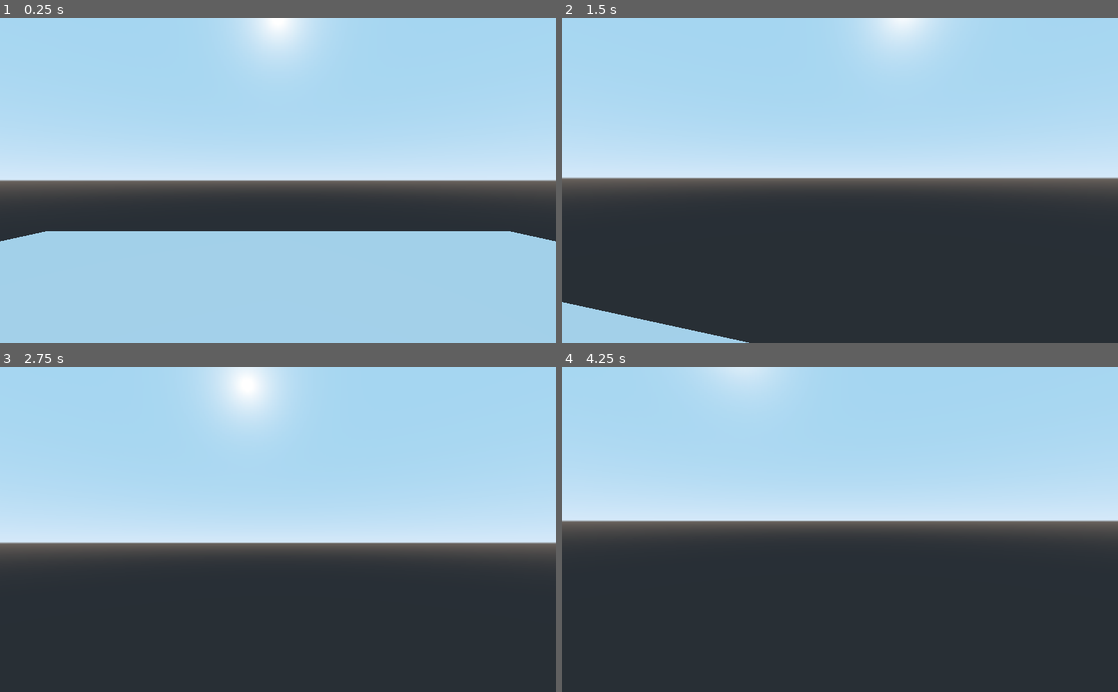
Above: before the commit, frames 1-4 (two rows, left to right).
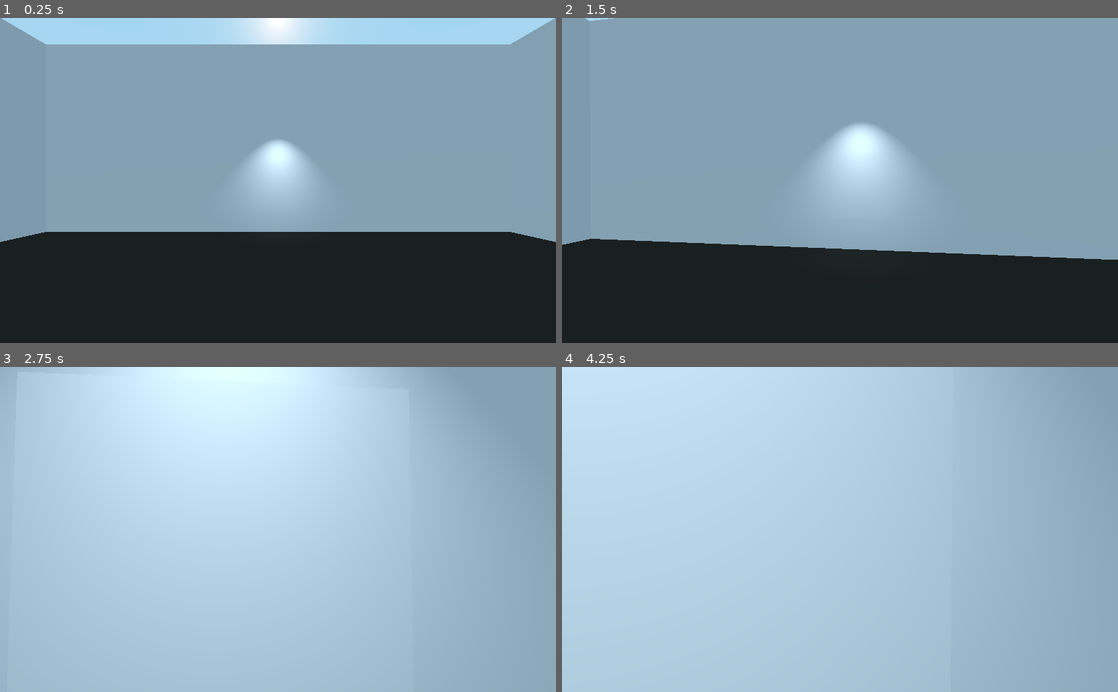
Above: after the commit, the same moments.

Repository: tiagosr/museum-of-pinterest
Game: Godot game, scene res://MuseumStart.tscn
The game is run twice, just before and just after one commit, with the same random seed, the same clock (stepped at 60 frames per second) and the same inputs. Before the commit the project starts from res://RoomBase.tscn.
Inputs (mouse positions are in pixels of both pictures, inside the frame that each line leads up to):
- Up to frame 1 (0.25 s): no input
- Up to frame 2 (1.5 s): tap Enter at 0.5 s; move the mouse to (867, 180) at 0.52 s; hold W (move_forward) from 0.53 s (still down); tap Space (trigger) at 0.6, 1.35 s; move the mouse to (812, 180) at 1.27 s
- Up to frame 3 (2.75 s): keep holding W (move_forward); move the mouse to (289, 523) at 2.02 s; tap Space (trigger) at 2.1 s
- Up to frame 4 (4.25 s): keep holding W (move_forward); move the mouse to (834, 536) at 2.77 s; tap Space (trigger) at 2.85, 3.5, 3.6 s; move the mouse to (878, 532) at 3.52 s

The runs differ from the first frame. In frame 1, 92% of the frame differs, in the area x 0-100%, y 0-100%; in frame 2, 72%; in frame 3, 76%; in frame 4, 72%.

Commit message:
Basic room, image loading, RSS parsing Need to figure out how to proxy images/rss from within Node.js (to avoid CORS errors)

Diff:
--- /dev/null
+++ b/godot/Frames/BasicFrame.tres
@@ -0,0 +1,3 @@
+[gd_resource type="SpatialMaterial" format=2]
+
+[resource]
--- /dev/null
+++ b/godot/Frames/BasicFrame.tscn
@@ -0,0 +1,16 @@
+[gd_scene load_steps=4 format=2]
+
+[ext_resource path="res://Frames/Frame.gd" type="Script" id=1]
+[ext_resource path="res://Frames/BasicFrame.tres" type="Material" id=2]
+
+[sub_resource type="QuadMesh" id=1]
+
+[node name="BasicFrame" type="Spatial"]
+script = ExtResource( 1 )
+
+[node name="MeshFrame" type="MeshInstance" parent="."]
+transform = Transform( 2, 0, 0, 0, 2, 0, 0, 0, 2, 0, 2.5, 0 )
+mesh = SubResource( 1 )
+material/0 = ExtResource( 2 )
+
+[node name="HTTPRequest" type="HTTPRequest" parent="."]
--- /dev/null
+++ b/godot/Frames/Frame.gd
@@ -0,0 +1,36 @@
+extends Spatial
+
+class_name Frame
+
+export var url:String = "http://i.pinimg.com/originals/bc/f1/09/bcf1098b58e8e28a4b06e6d9443404cd.jpg"
+var thread:Thread = Thread.new()
+
+
+func load_new_image(new_url:String):
+	$HTTPRequest.connect("request_completed", self, "image_loaded")
+	$HTTPRequest.request(new_url)
+
+func image_loaded(result, response_code, headers, body):
+	if response_code != 404:
+		thread.start(self, "process_loaded_image", body)
+
+func process_loaded_image(body:PoolByteArray):
+	var image_file:File = File.new()
+	var new_image:Image = Image.new()
+	if new_image.load_jpg_from_buffer(body) == OK:
+		var new_texture:ImageTexture = ImageTexture.new()
+		new_texture.create_from_image(new_image)
+		set_frame_image(new_texture)
+
+func set_frame_image(new_texture:ImageTexture):
+	print("setting frame image")
+	$MeshFrame.get_surface_material(0).albedo_texture = new_texture
+	var ratio:float = new_texture.get_height() / new_texture.get_width()
+	if ratio > 1.0:
+		$MeshFrame.scale.y = $MeshFrame.scale.x * ratio
+	else:
+		$MeshFrame.scale.x = $MeshFrame.scale.y * new_texture.get_width() / new_texture.get_height()
+
+
+func _ready():
+	load_new_image(url)
--- /dev/null
+++ b/godot/MuseumStart.gd
@@ -0,0 +1,36 @@
+extends Spatial
+
+var images:Array = []
+var rssItems:Array = []
+var thread:Thread = Thread.new()
+
+export var username:String = "tiagosr"
+export var boardname:String = "cacho-eira"
+
+func get_rss_url(uname, bname) -> String:
+	return "http://br.pinterest.com/"+uname+"/"+bname+".rss"
+
+func rss_loaded(result, response_code, headers, body):
+	thread.start(self, "parse_rss", body)
+
+
+func parse_rss(body:PoolByteArray):
+	var parser:XMLParser = XMLParser.new()
+	parser.open_buffer(body)
+	while parser.read() == OK:
+		var node_name = parser.get_node_name()
+		var node_data = parser.get_node_data()
+		var node_type = parser.get_node_type()
+		match node_name:
+			"item":
+				var rssItem = RSSItem.new()
+				if not rssItem.from_xml(parser):
+					print("error parsing <item>")
+					return
+			_:
+				if node_type == XMLParser.NODE_ELEMENT:
+					print("node name: ", node_name)
+
+func _ready():
+	$HTTPRequest.connect("request_completed", self, "rss_loaded")
+	$HTTPRequest.request(get_rss_url(username, boardname))
--- /dev/null
+++ b/godot/MuseumStart.tscn
@@ -0,0 +1,15 @@
+[gd_scene load_steps=4 format=2]
+
+[ext_resource path="res://Rooms/RoomBase.tscn" type="PackedScene" id=1]
+[ext_resource path="res://MuseumVisitor.tscn" type="PackedScene" id=2]
+[ext_resource path="res://MuseumStart.gd" type="Script" id=3]
+
+[node name="World" type="Spatial"]
+script = ExtResource( 3 )
+
+[node name="Room" parent="." instance=ExtResource( 1 )]
+
+[node name="Player" parent="." instance=ExtResource( 2 )]
+transform = Transform( 1, 0, 0, 0, 1, 0, 0, 0, 1, 0, 2, 0 )
+
+[node name="HTTPRequest" type="HTTPRequest" parent="."]
--- a/godot/MuseumVisitor.tscn
+++ b/godot/MuseumVisitor.tscn
@@ -1,6 +1,7 @@
-[gd_scene load_steps=4 format=2]
+[gd_scene load_steps=5 format=2]
 
 [ext_resource path="res://MuseumVisitor.gd" type="Script" id=1]
+[ext_resource path="res://Scripts/Interaction.gd" type="Script" id=2]
 
 [sub_resource type="CapsuleShape" id=1]
 radius = 0.75
@@ -12,11 +13,21 @@
 
 [node name="Player" type="KinematicBody"]
 script = ExtResource( 1 )
+speed = 5.0
+acceleration = 2.0
+mouse_sensitivity = 0.15
 
 [node name="Head" type="Spatial" parent="."]
 transform = Transform( 1, 0, 0, 0, 1, 0, 0, 0, 1, 0, 0.776837, 0 )
 
 [node name="Camera" type="Camera" parent="Head"]
+
+[node name="InteractionRayCast" type="RayCast" parent="Head/Camera"]
+enabled = true
+cast_to = Vector3( 0, 0, -3 )
+collision_mask = 2
+collide_with_areas = true
+script = ExtResource( 2 )
 
 [node name="CollisionShape" type="CollisionShape" parent="."]
 transform = Transform( 1, 0, 0, 0, -1.62921e-07, -1, 0, 1, -1.62921e-07, 0, 0, 0 )
--- a/godot/RoomBase.tscn
+++ /dev/null
@@ -1,24 +0,0 @@
-[gd_scene load_steps=4 format=2]
-
-[ext_resource path="res://MuseumVisitor.tscn" type="PackedScene" id=1]
-
-[sub_resource type="CubeMesh" id=1]
-
-[sub_resource type="ConvexPolygonShape" id=2]
-points = PoolVector3Array( -1, 1, 1, 1, 1, -1, 1, 1, 1, -1, 1, -1, -1, -1, 1, 1, -1, -1, 1, -1, 1, -1, -1, -1, 1, 1, 1, -1, 1, -1, 1, 1, -1, -1, 1, 1, 1, -1, 1, -1, -1, -1, 1, -1, -1, -1, -1, 1, 1, 1, 1, -1, -1, 1, -1, 1, 1, 1, -1, 1, 1, 1, -1, -1, -1, -1, -1, 1, -1, 1, -1, -1 )
-
-[node name="Room" type="Spatial"]
-
-[node name="Player" parent="." instance=ExtResource( 1 )]
-transform = Transform( 1, 0, 0, 0, 1, 0, 0, 0, 1, 0, 2.12169, 0 )
-
-[node name="Ground" type="StaticBody" parent="."]
-
-[node name="GroundMesh" type="MeshInstance" parent="Ground"]
-transform = Transform( 10, 0, 0, 0, 1, 0, 0, 0, 10, 0, -0.5, 0 )
-mesh = SubResource( 1 )
-material/0 = null
-
-[node name="CollisionShape" type="CollisionShape" parent="Ground"]
-transform = Transform( 10, 0, 0, 0, 1, 0, 0, 0, 10, 0, -0.5, 0 )
-shape = SubResource( 2 )
--- /dev/null
+++ b/godot/Rooms/RoomBase.tscn
@@ -0,0 +1,86 @@
+[gd_scene load_steps=7 format=2]
+
+[ext_resource path="res://Rooms/dark_ground.tres" type="Material" id=1]
+[ext_resource path="res://Frames/BasicFrame.tscn" type="PackedScene" id=2]
+
+[sub_resource type="CubeMesh" id=1]
+
+[sub_resource type="ConvexPolygonShape" id=2]
+points = PoolVector3Array( -1, 1, 1, 1, 1, -1, 1, 1, 1, -1, 1, -1, -1, -1, 1, 1, -1, -1, 1, -1, 1, -1, -1, -1, 1, 1, 1, -1, 1, -1, 1, 1, -1, -1, 1, 1, 1, -1, 1, -1, -1, -1, 1, -1, -1, -1, -1, 1, 1, 1, 1, -1, -1, 1, -1, 1, 1, 1, -1, 1, 1, 1, -1, -1, -1, -1, -1, 1, -1, 1, -1, -1 )
+
+[sub_resource type="CubeMesh" id=3]
+
+[sub_resource type="ConvexPolygonShape" id=4]
+points = PoolVector3Array( -1, 1, 1, 1, 1, -1, 1, 1, 1, -1, 1, -1, -1, -1, 1, 1, -1, -1, 1, -1, 1, -1, -1, -1, 1, 1, 1, -1, 1, -1, 1, 1, -1, -1, 1, 1, 1, -1, 1, -1, -1, -1, 1, -1, -1, -1, -1, 1, 1, 1, 1, -1, -1, 1, -1, 1, 1, 1, -1, 1, 1, 1, -1, -1, -1, -1, -1, 1, -1, 1, -1, -1 )
+
+[node name="Room" type="Spatial"]
+
+[node name="Ground" type="StaticBody" parent="."]
+input_ray_pickable = false
+
+[node name="GroundMesh" type="MeshInstance" parent="Ground"]
+transform = Transform( 10, 0, 0, 0, 1, 0, 0, 0, 10, 0, -0.5, 0 )
+mesh = SubResource( 1 )
+material/0 = ExtResource( 1 )
+
+[node name="CollisionShape" type="CollisionShape" parent="Ground"]
+transform = Transform( 10, 0, 0, 0, 1, 0, 0, 0, 10, 0, -0.5, 0 )
+shape = SubResource( 2 )
+
+[node name="WallNorth" type="StaticBody" parent="."]
+transform = Transform( 1, 0, 0, 0, 1, 0, 0, 0, 1, 0, 4.5, -10 )
+input_ray_pickable = false
+
+[node name="MeshInstance" type="MeshInstance" parent="WallNorth"]
+transform = Transform( 10, 0, 0, 0, 4, 0, 0, 0, 0.1, 0, 0, 0 )
+mesh = SubResource( 3 )
+material/0 = null
+
+[node name="CollisionShape" type="CollisionShape" parent="WallNorth"]
+transform = Transform( 10, 0, 0, 0, 4, 0, 0, 0, 0.1, 0, 0, 0 )
+shape = SubResource( 4 )
+
+[node name="WallSouth" type="StaticBody" parent="."]
+transform = Transform( 1, 0, 0, 0, 1, 0, 0, 0, 1, 0, 4.5, 10 )
+input_ray_pickable = false
+
+[node name="MeshInstance" type="MeshInstance" parent="WallSouth"]
+transform = Transform( 10, 0, 0, 0, 4, 0, 0, 0, 0.1, 0, 0, 0 )
+mesh = SubResource( 3 )
+material/0 = null
+
+[node name="CollisionShape" type="CollisionShape" parent="WallSouth"]
+transform = Transform( 10, 0, 0, 0, 4, 0, 0, 0, 0.1, 0, 0, 0 )
+shape = SubResource( 4 )
+
+[node name="WallWest" type="StaticBody" parent="."]
+transform = Transform( 1, 0, 0, 0, 1, 0, 0, 0, 1, -10, 4.5, 0 )
+input_ray_pickable = false
+
+[node name="MeshInstance" type="MeshInstance" parent="WallWest"]
+transform = Transform( 0.1, 0, 0, 0, 4, 0, 0, 0, 10, 0, 0, 0 )
+mesh = SubResource( 3 )
+material/0 = null
+
+[node name="CollisionShape" type="CollisionShape" parent="WallWest"]
+transform = Transform( 0.1, 0, 0, 0, 4, 0, 0, 0, 10, 0, 0, 0 )
+shape = SubResource( 4 )
+
+[node name="WallEast" type="StaticBody" parent="."]
+transform = Transform( 1, 0, 0, 0, 1, 0, 0, 0, 1, 10, 4.5, 0 )
+input_ray_pickable = false
+
+[node name="MeshInstance" type="MeshInstance" parent="WallEast"]
+transform = Transform( 0.1, 0, 0, 0, 4, 0, 0, 0, 10, 0, 0, 0 )
+mesh = SubResource( 3 )
+material/0 = null
+
+[node name="CollisionShape" type="CollisionShape" parent="WallEast"]
+transform = Transform( 0.1, 0, 0, 0, 4, 0, 0, 0, 10, 0, 0, 0 )
+shape = SubResource( 4 )
+
+[node name="SpotLight" type="SpotLight" parent="."]
+transform = Transform( 1, 0, 0, 0, 0.405285, 0.91419, 0, -0.91419, 0.405285, 0, 4.88921, -8.8601 )
+
+[node name="BasicFrame" parent="." instance=ExtResource( 2 )]
+transform = Transform( 1, 0, 0, 0, 1, 0, 0, 0, 1, 0, 0, -9.73868 )
--- /dev/null
+++ b/godot/Rooms/dark_ground.tres
@@ -0,0 +1,5 @@
+[gd_resource type="SpatialMaterial" format=2]
+
+[resource]
+albedo_color = Color( 0.152941, 0.14902, 0.137255, 1 )
+metallic_specular = 0.34
--- /dev/null
+++ b/godot/Scripts/Interactable.gd
@@ -0,0 +1,9 @@
+extends Spatial
+
+class_name Interactable
+
+func get_interaction_text():
+	return "Interact with %s"%name
+
+func interact():
+	print("Interacting with %s" % name)
--- /dev/null
+++ b/godot/Scripts/Interaction.gd
@@ -0,0 +1,15 @@
+extends RayCast
+
+class_name Interaction
+
+var current_collider:Interactable
+
+func _process(delta):
+	var collider = get_collider()
+	if is_colliding() and collider is Interactable:
+		if current_collider != collider:
+			current_collider = collider
+		if Input.is_action_just_pressed("trigger"):
+			collider.interact()
+	elif current_collider:
+		current_collider = null
--- /dev/null
+++ b/godot/Scripts/RSSItem.gd
@@ -0,0 +1,75 @@
+extends Object
+
+class_name RSSItem
+
+var title:String
+var description:String
+var link:String
+var pubDate:String
+var guid:String
+var imageUrl:String
+var originalImageUrl:String
+
+class RetVal:
+	var result:bool = false
+	var text:String
+	func _init(_result:bool, _text:String):
+		result = _result
+		text = _text
+
+func get_node_data(parser:XMLParser) -> RetVal:
+	var node_data
+	if parser.read() == OK:
+		if parser.get_node_type() != XMLParser.NODE_TEXT:
+			return RetVal.new(true, "")
+		node_data = parser.get_node_data()
+	else:
+		return RetVal.new(false, "")
+	if parser.read() != OK:
+		return RetVal.new(false, "")
+	return RetVal.new(true, node_data)
+
+func parse_description(descr_text:String):
+	var from = descr_text.find("<img src=\"") + 10
+	var to = descr_text.find("\"></a>")
+	imageUrl = descr_text.substr(from, to - from)
+	originalImageUrl = imageUrl.replace("/236x/", "/originals/")
+
+func from_xml(parser:XMLParser):
+	while parser.read() == OK:
+		var node_name = parser.get_node_name()
+		match node_name:
+			"title":
+				var ret = get_node_data(parser)
+				if !ret.result:
+					return false
+				title = ret.text
+				#print("title: ", title)
+			"link":
+				var ret = get_node_data(parser)
+				if !ret.result:
+					return false
+				link = ret.text
+				#print("link: ", link)
+			"description":
+				var ret = get_node_data(parser)
+				if !ret.result:
+					return false
+				#description = ret.text
+				#print("description: ", description)
+				parse_description(ret.text)
+				#print("imageUrl: ", originalImageUrl)
+			"pubDate":
+				var ret = get_node_data(parser)
+				if !ret.result:
+					return false
+				pubDate = ret.text
+				#print("pubDate: ", pubDate)
+			"guid":
+				var ret = get_node_data(parser)
+				if !ret.result:
+					return false
+				guid = ret.text
+				#print("guid: ", guid)
+			"item": # we're done here
+				return parser.get_node_type() == XMLParser.NODE_ELEMENT_END
--- a/godot/project.godot
+++ b/godot/project.godot
@@ -9,19 +9,43 @@
 config_version=4
 
 _global_script_classes=[ {
+"base": "Spatial",
+"class": "Frame",
+"language": "GDScript",
+"path": "res://Frames/Frame.gd"
+}, {
+"base": "Spatial",
+"class": "Interactable",
+"language": "GDScript",
+"path": "res://Scripts/Interactable.gd"
+}, {
+"base": "RayCast",
+"class": "Interaction",
+"language": "GDScript",
+"path": "res://Scripts/Interaction.gd"
+}, {
 "base": "KinematicBody",
 "class": "MuseumVisitor",
 "language": "GDScript",
 "path": "res://MuseumVisitor.gd"
+}, {
+"base": "Object",
+"class": "RSSItem",
+"language": "GDScript",
+"path": "res://Scripts/RSSItem.gd"
 } ]
 _global_script_class_icons={
-"MuseumVisitor": ""
+"Frame": "",
+"Interactable": "",
+"Interaction": "",
+"MuseumVisitor": "",
+"RSSItem": ""
 }
 
 [application]
 
 config/name="MuseumOfPinterest"
-run/main_scene="res://RoomBase.tscn"
+run/main_scene="res://MuseumStart.tscn"
 config/icon="res://icon.png"
 
 [input]
Not shown, changed: static/index.pck
Not shown, changed: static/index.wasm
